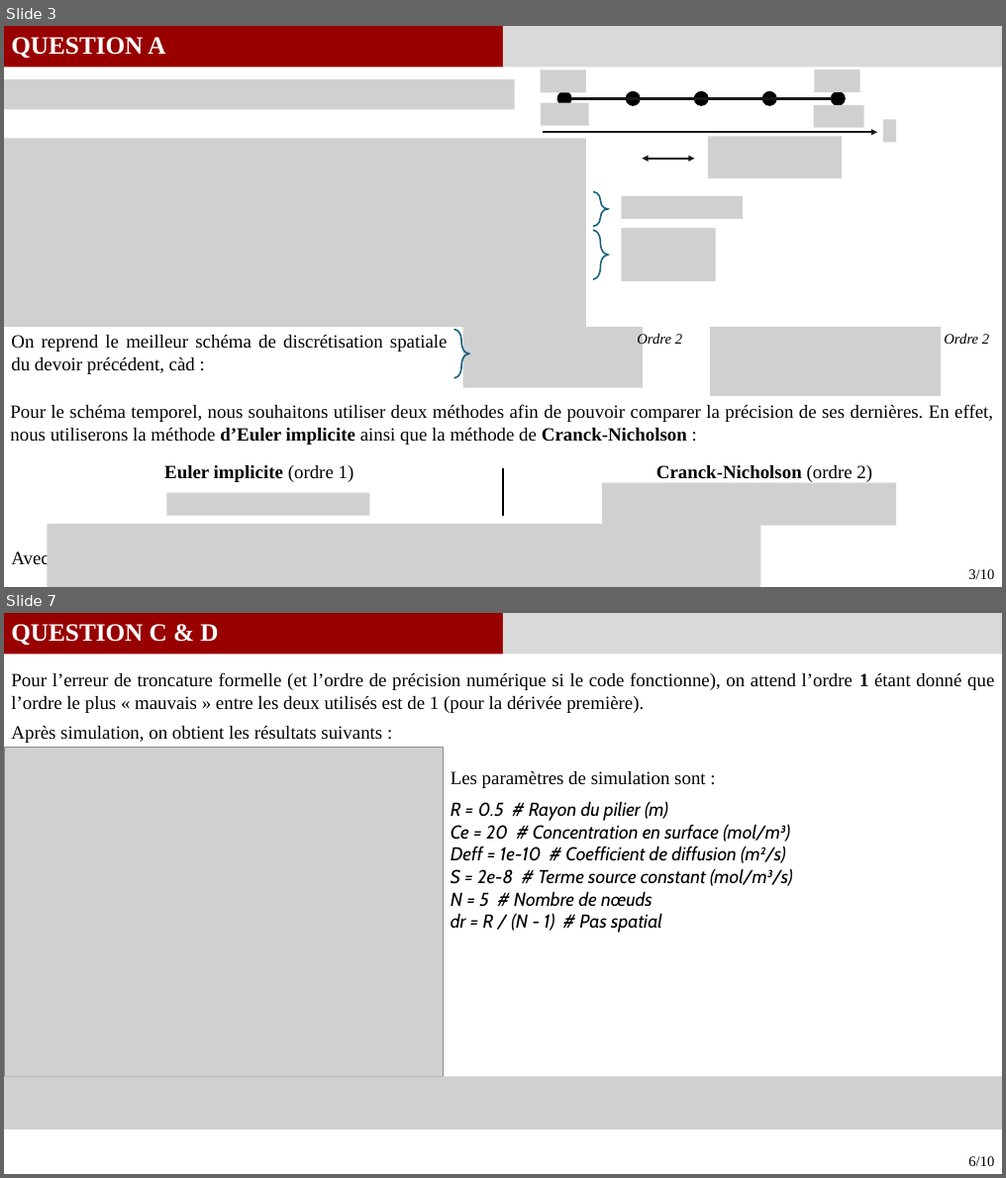
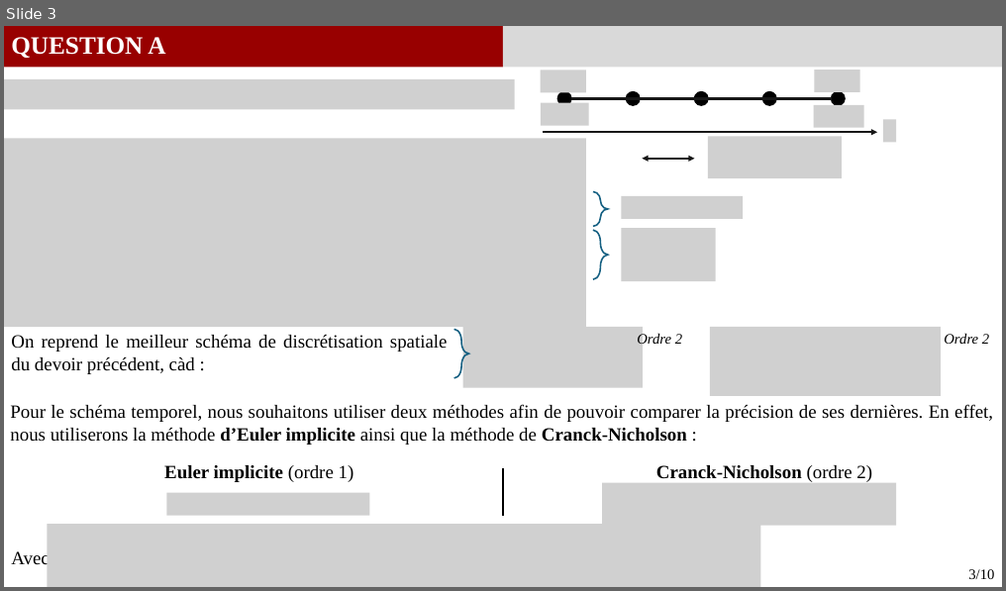
Before and after one commit to GauthierBRUNEL/MEC8211_devoir_2, a slide deck: doc/Rapport_Devoir2.pptx. Shown one above the other, each under a label of ours: slides 3 and 7 before the commit, slide 3 after it; the slides between them are not shown. The pictures are 1006x1178 and 1006x591 pixels, drawn with LibreOffice and Linux fonts; fonts in the diff are those of the drawing; grey boxes stand for pictures. Boxes give left, top, right and bottom in pixels: in the first picture for what was removed or moved away, otherwise in the second. Text is boxed around its words. In the diff, an @@ line names an element or a change of style, - is before the commit and + after.

Commit message:
MAJ Script + PP
Questions A / B / C

```diff
--- a/doc/Rapport_Devoir2.pptx
+++ b/doc/Rapport_Devoir2.pptx
@@ slide 7 removed at [4,613,1002,1174], background #FFFFFF @@
@@ rectangle removed at [4,613,503,655] @@
@@ text removed at [11,624,218,645] @@
-QUESTION C & D
@@ rectangle removed at [503,613,1002,655] @@
@@ text removed at [11,672,994,713] @@
-Pour l’erreur de troncature formelle (et l’ordre de précision numérique si le code fonctionne), on attend l’ordre 1 étant donné que l’ordre le plus « mauvais » entre les deux utilisés est de 1 (pour la dérivée première).
@@ text removed at [11,726,382,743] @@
-Après simulation, on obtient les résultats suivants :
@@ picture removed at [4,748,443,1077] @@
@@ text removed at [450,771,705,788] @@
-Les paramètres de simulation sont :
@@ text removed at [450,801,793,933] @@
-R = 0.5 # Rayon du pilier (m)
-Ce = 20 # Concentration en surface (mol/m³)
-Deff = 1e-10 # Coefficient de diffusion (m²/s)
-S = 2e-8 # Terme source constant (mol/m³/s)
-N = 5 # Nombre de nœuds
-dr = R / (N - 1) # Pas spatial
@@ picture removed at [4,1077,1002,1131] @@
@@ text removed at [968,1157,994,1166] @@
-6/10
```
Also in this commit, not shown: 3 slides changed, 2 slides added, 2 other slides removed, 1 other file.
